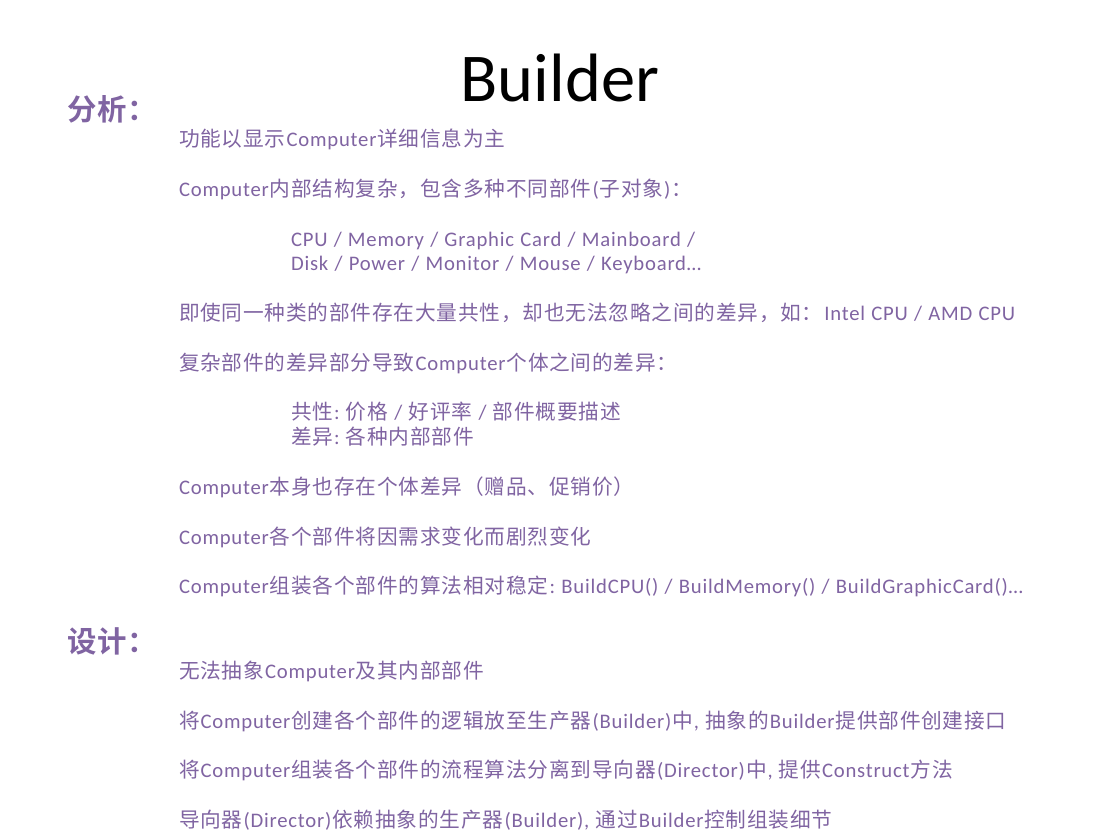
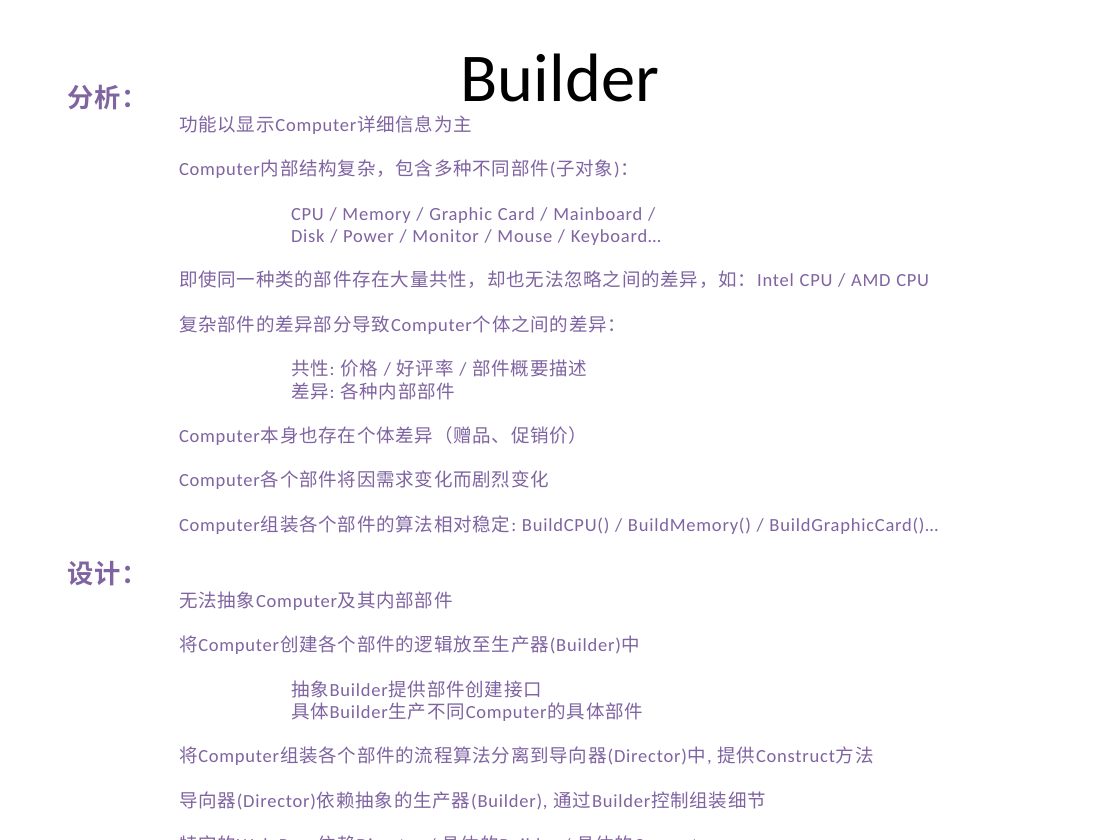
Before and after one commit to PlumpMath/DesignPattern-956, a slide deck: slide 7 of _Doc/DesignPattern.P2.Creational(Builder).pptx. Drawn at 1120x840 pixels with LibreOffice and Linux fonts; fonts in the diff are those of the drawing. Boxes give left, top, right and bottom in pixels: in the first picture for what was removed or moved away, otherwise in the second. Text is boxed around its words. In the diff, an @@ line names an element or a change of style, - is before the commit and + after.

Commit message:
Updated Builder PPT.

```diff
--- a/_Doc/DesignPattern.P2.Creational(Builder).pptx
+++ b/_Doc/DesignPattern.P2.Creational(Builder).pptx
@@ text "分析：": place and size @@
-text "分析：" at [67,95,1023,830]
+text "分析：" at [67,84,938,810]
@@ text at [67,84,938,810]: size 18.9 to 16.9 pt in "分析：", "设计："; size 13.3 to 11.9 pt in "功能以显示Computer详细信息为主", "Computer内部结构复杂，包含多种不同部件(子对象)：", "CPU / Memory / Graphic Card / ...", "Disk / Power / Monitor / Mouse ..." and 11 more places @@
@@ text at [179,635,643,721]: text changed; size 13.3 to 11.9 pt @@
-将Computer创建各个部件的逻辑放至生产器(Builder)中, 抽象的Builder提供部件创建接口
+将Computer创建各个部件的逻辑放至生产器(Builder)中
+抽象Builder提供部件创建接口
+具体Builder生产不同Computer的具体部件
```
